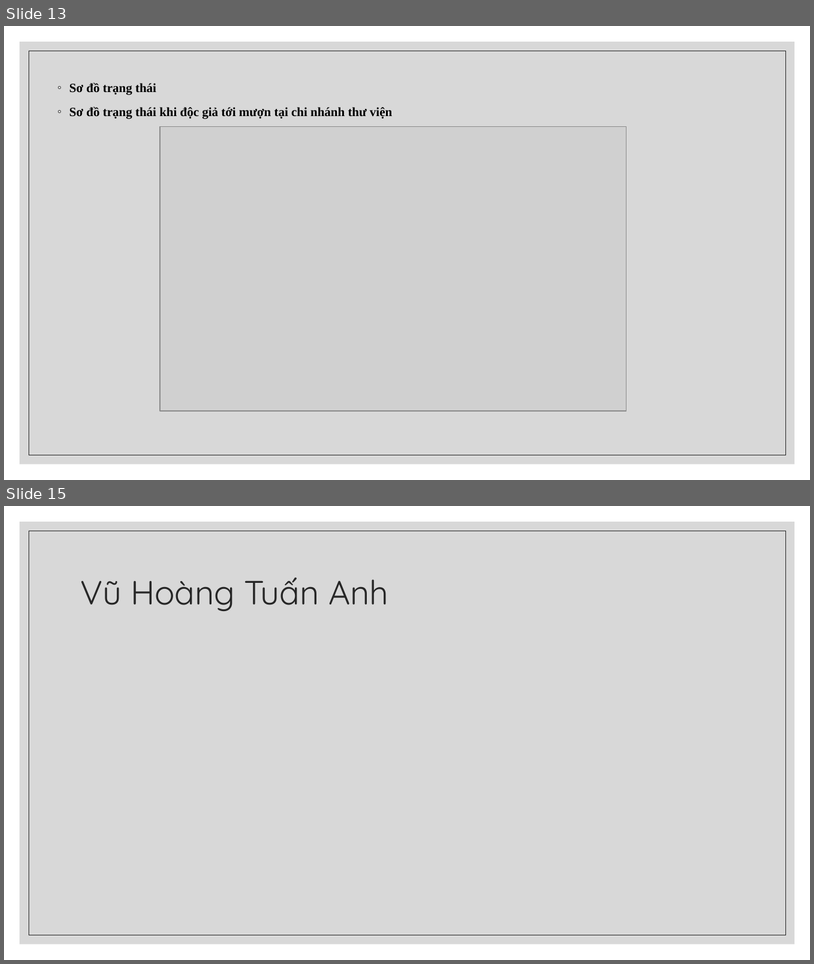
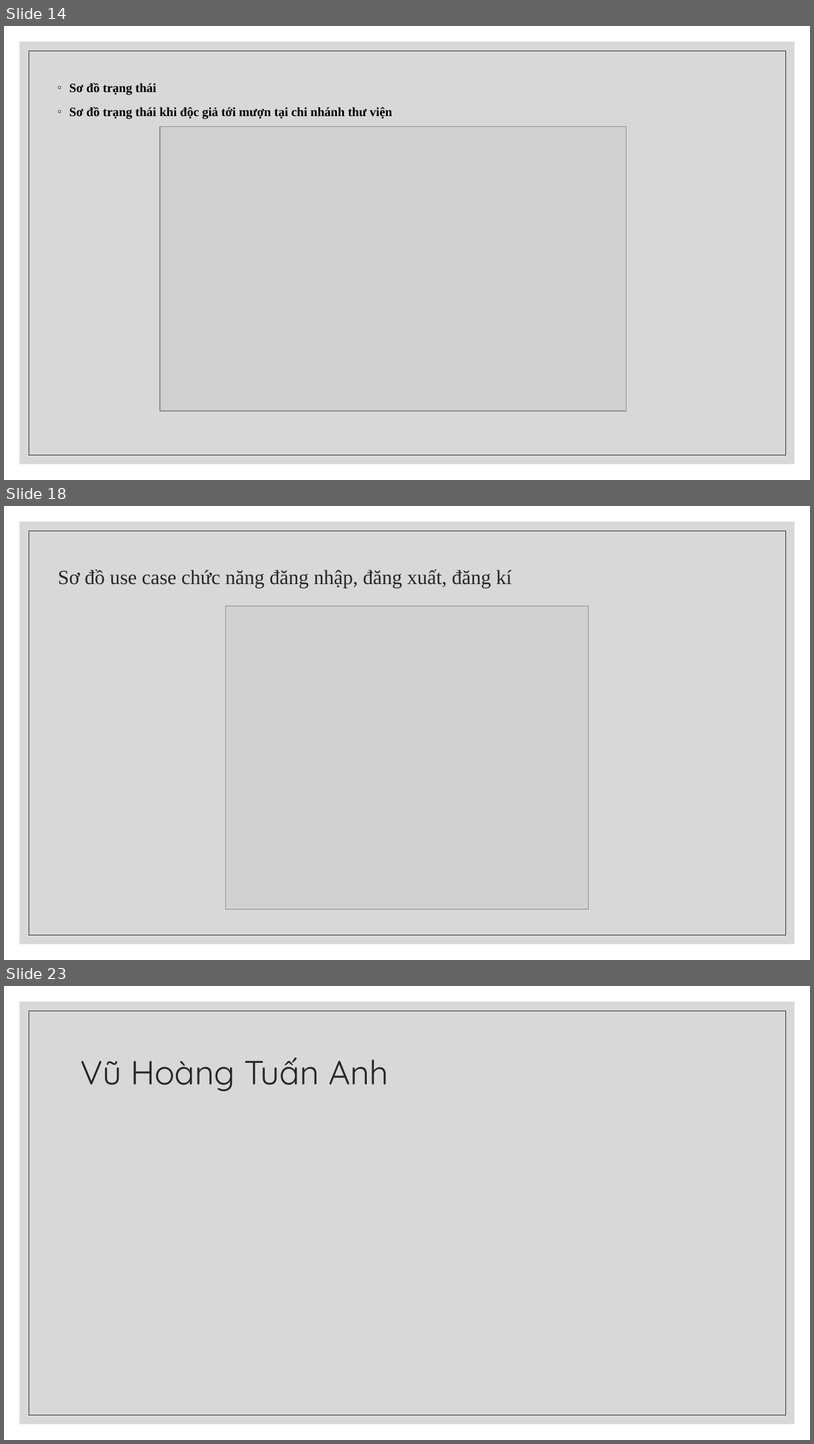
Before and after one commit to HuynhMinh02/THICUOIKI, a slide deck: src/baithicuoiki/Báo-cáo-đề-án-phát-triển-phần-mềm-OPEN-LIBRARY.pptx. Shown one above the other, each under a label of ours: slides 13 and 15 before the commit, slides 14, 18 and 23 after it; the slides between them are not shown. The pictures are 814x964 and 814x1444 pixels, drawn with LibreOffice and Linux fonts; fonts in the diff are those of the drawing; grey boxes stand for pictures. Boxes give left, top, right and bottom in pixels: in the first picture for what was removed or moved away, otherwise in the second. Text is boxed around its words. In the diff, an @@ line names an element or a change of style, - is before the commit and + after.

```diff
--- a/src/baithicuoiki/Báo-cáo-đề-án-phát-triển-phần-mềm-OPEN-LIBRARY.pptx
+++ b/src/baithicuoiki/Báo-cáo-đề-án-phát-triển-phần-mềm-OPEN-LIBRARY.pptx
@@ slide 18 added at (4,506,810,960), background #FFFFFF; not listed: 2 template elements that a slide beside it also shows @@
@@ title added at (58,569,512,588), 24 pt, text #262626 @@
+Sơ đồ use case chức năng đăng nhập, đăng xuất, đăng kí
@@ picture added at (225,606,589,909) @@
@@ what was slide 13 is now slide 14 @@
@@ what was slide 15 is now slide 23 @@
```
Also in this commit, not shown: 2 slides changed, 7 other slides added, 1 other file.
